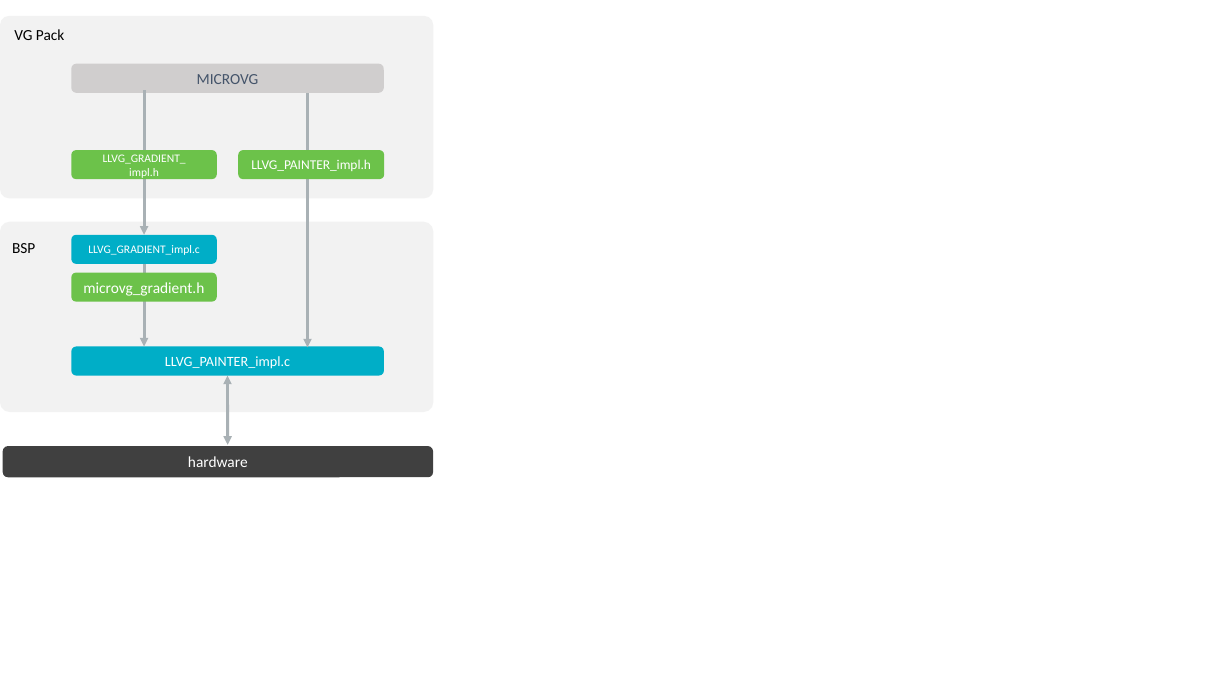
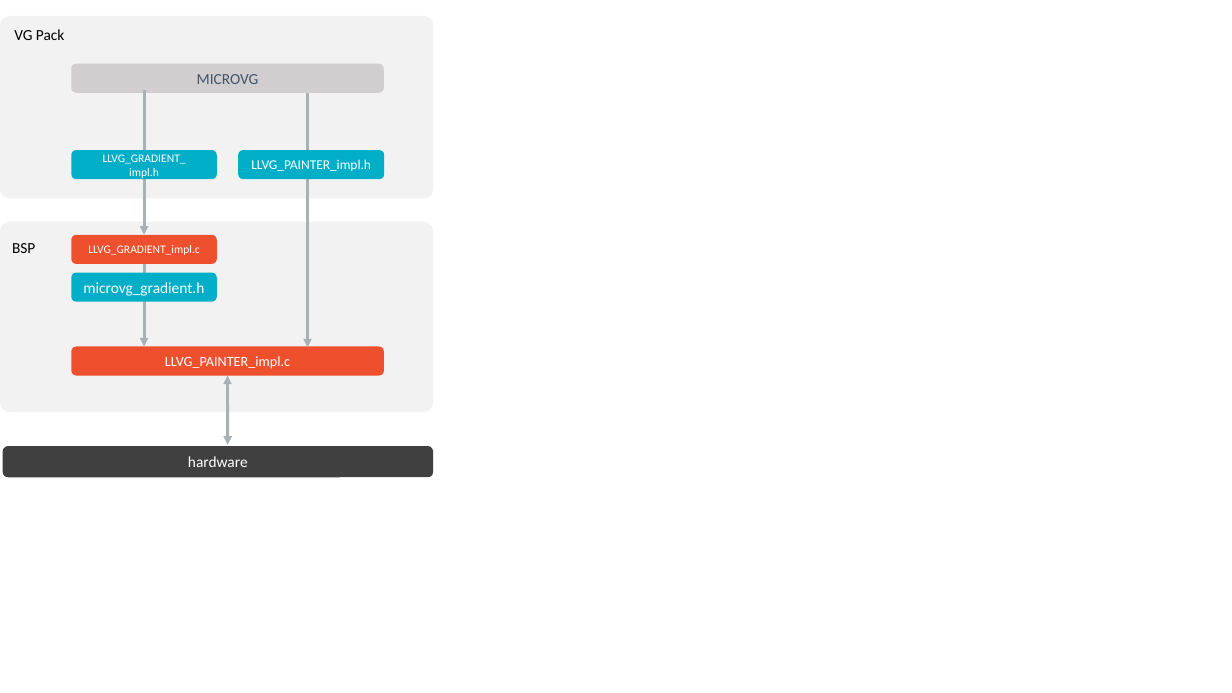
Before and after one commit to MicroEJ/docs, a slide deck: slide 5 of VEEPortingGuide/images/vgLL.pptx. Drawn at 1232x693 pixels with LibreOffice and Linux fonts; fonts in the diff are those of the drawing. Boxes give left, top, right and bottom in pixels: in the first picture for what was removed or moved away, otherwise in the second. Text is boxed around its words. In the diff, an @@ line names an element or a change of style, - is before the commit and + after.

```diff
--- a/VEEPortingGuide/images/vgLL.pptx
+++ b/VEEPortingGuide/images/vgLL.pptx
@@ rounded rectangle "LLVG_GRADIENT_impl.c" at <box>71,235,216,263</box>: fill #00AEC7 to #EE502E @@
@@ fill #6CC24A to #00AEC7 in 3 elements at <box>71,150,216,178</box>, <box>238,150,384,178</box>, <box>71,273,216,301</box> @@
@@ rounded rectangle "LLVG_PAINTER_impl.c" at <box>71,347,384,375</box>: fill #00AEC7 to #EE502E @@
```
Also in this commit, not shown: 7 other slides changed, 16 other files.
